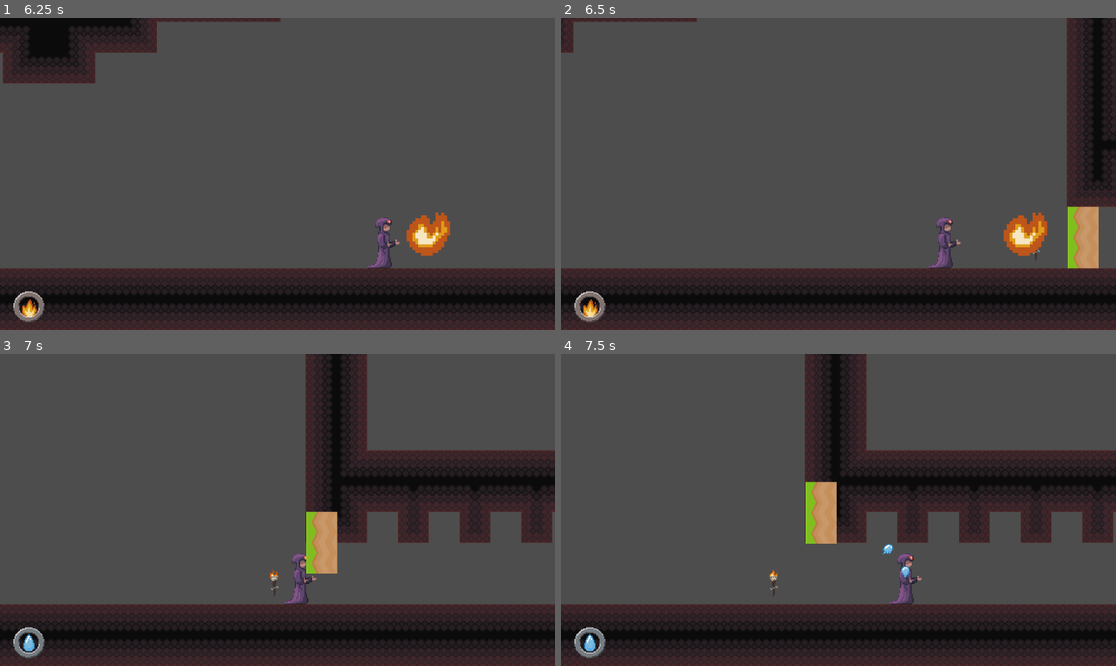
Above: before the commit, frames 1-4 (two rows, left to right).
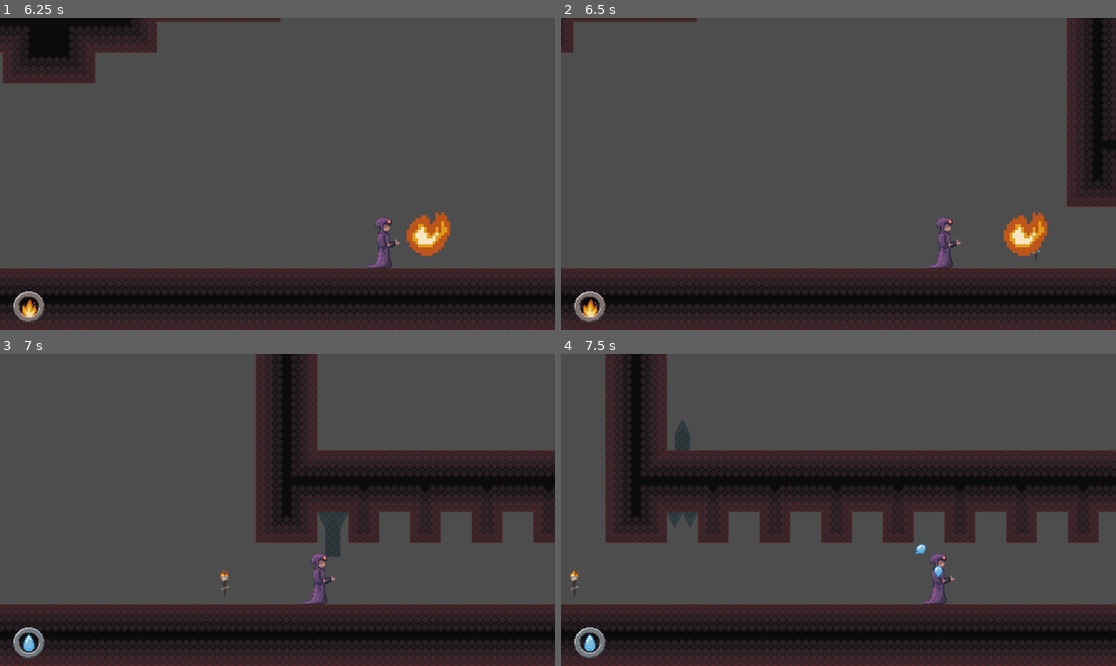
Above: after the commit, the same moments.

Repository: hanseei/superwizquest
Game: Godot game, scene res://Assets/Nodes/Scenes/TestStage.tscn
Same seed, same stepped clock (60 frames per second), same inputs: the game is played once before the commit and once after it.
Inputs:
- Up to frame 1 (6.25 s): hold Shift (shift) 0.53-1.28 s; hold D (move_right) 0.53-2.03 s; tap W (move_up) at 0.77, 1.52, 3.02, 3.77, 4.52, 6.02 s; tap Space (space) every 1.5 s from 1.35 to 5.85 s; hold Shift (shift) 2.03-2.78 s; hold A (move_left) 2.03-4.28 s; hold Shift (shift) 3.53-4.28 s; hold D (move_right) from 4.28 s (still down); hold Shift (shift) 5.03-5.78 s
- Up to frame 2 (6.5 s): keep holding D (move_right)
- Up to frame 3 (7 s): keep holding D (move_right); hold Shift (shift) from 6.53 s (still down); tap W (move_up) at 6.77 s
- Up to frame 4 (7.5 s): keep holding D (move_right); release Shift (shift) at 7.28 s; tap Space (space) at 7.35 s

Frame 1 is identical in both runs. In frame 2, 1.1% of the frame differs, in the area x 91-97%, y 60-81%; in frame 3, 14%; in frame 4, 22%, in the area x 0-100%, y 0-100%.

Commit message:
Added new door tiles, updated collision for slopes

Diff:
--- a/Assets/Nodes/Actors/Interactables/Scripts/door.gd
+++ b/Assets/Nodes/Actors/Interactables/Scripts/door.gd
@@ -1,12 +1,20 @@
 extends ObjectTrigger
 
-@export var targetPos: Vector2 = Vector2(0,-64)
+@export var wantedPos: Vector2
+var targetPos: Vector2
+
 var open: bool = false
 
 
 func _ready():
 	super._ready()
-	$Path2D.get_curve().set_point_position(1,targetPos)
+	targetPos = Vector2(0,96)
+	if (wantedPos):
+		$Path2D.get_curve().set_point_position(1,wantedPos)
+		print("AAAH")
+	else:
+		print("Oh")
+		$Path2D.get_curve().set_point_position(1,targetPos)
 	triggered.connect(_opens)
 	detriggered.connect(_closes)
 
--- a/Assets/Nodes/Actors/Interactables/door.tscn
+++ b/Assets/Nodes/Actors/Interactables/door.tscn
@@ -1,16 +1,14 @@
-[gd_scene load_steps=5 format=3 uid="uid://b22d3disdyijl"]
+[gd_scene load_steps=4 format=3 uid="uid://b22d3disdyijl"]
 
 [ext_resource type="Script" uid="uid://dvjosyk5as1l6" path="res://Assets/Nodes/Actors/Interactables/Scripts/door.gd" id="1_hm3cw"]
-[ext_resource type="Texture2D" uid="uid://dvf3leyf8ljbh" path="res://Assets/Images/Tilesets/grassMid.png" id="2_wb4qn"]
+[ext_resource type="TileSet" uid="uid://cewfjc1r88tdv" path="res://Assets/TilesetResources/door.tres" id="3_06wa3"]
 
 [sub_resource type="Curve2D" id="Curve2D_06wa3"]
+resource_local_to_scene = true
 _data = {
-"points": PackedVector2Array(0, 0, 0, 0, 0, 0, 0, 0, 0, 0, 0, -64)
+"points": PackedVector2Array(0, 0, 0, 0, 0, 0, 0, 0, 0, 0, 0, 0)
 }
 point_count = 2
-
-[sub_resource type="RectangleShape2D" id="RectangleShape2D_b60xa"]
-size = Vector2(64, 128)
 
 [node name="Door" type="Area2D"]
 collision_layer = 0
@@ -25,22 +23,15 @@
 cubic_interp = false
 loop = false
 
-[node name="RigidBody2D" type="RigidBody2D" parent="Path2D/PathFollow2D"]
+[node name="DoorTile" type="TileMapLayer" parent="Path2D/PathFollow2D"]
+z_index = -1
 texture_filter = 1
-collision_layer = 16
-collision_mask = 0
-lock_rotation = true
-freeze = true
+position = Vector2(0, 64)
+tile_map_data = PackedByteArray(0, 0, 0, 0, 255, 255, 0, 0, 2, 0, 2, 0, 0, 0, 0, 0, 254, 255, 0, 0, 2, 0, 1, 0, 0, 0, 0, 0, 0, 0, 0, 0, 2, 0, 2, 0, 0, 0)
+tile_set = ExtResource("3_06wa3")
 
-[node name="CollisionShape2D" type="CollisionShape2D" parent="Path2D/PathFollow2D/RigidBody2D"]
+[node name="DoorwayTile" type="TileMapLayer" parent="."]
 texture_filter = 1
-position = Vector2(16, -32)
-scale = Vector2(0.5, 0.5)
-shape = SubResource("RectangleShape2D_b60xa")
-
-[node name="GrassMid" type="Sprite2D" parent="Path2D/PathFollow2D"]
-texture_filter = 1
-position = Vector2(16, -32)
-rotation = -1.5708
-scale = Vector2(0.914, 0.457)
-texture = ExtResource("2_wb4qn")
+position = Vector2(0, 64)
+tile_map_data = PackedByteArray(0, 0, 0, 0, 254, 255, 0, 0, 2, 0, 0, 0, 0, 0)
+tile_set = ExtResource("3_06wa3")
--- a/Assets/Nodes/Scenes/TestStage.tscn
+++ b/Assets/Nodes/Scenes/TestStage.tscn
@@ -73,6 +73,7 @@
 6:0/0/physics_layer_0/polygon_0/points = PackedVector2Array(-16, -16, 16, -16, 16, 16, -16, 16)
 6:0/0/terrains_peering_bit/bottom_side = 0
 7:0/0 = 0
+7:0/0/physics_layer_0/polygon_0/points = PackedVector2Array(16, 16, -16, 16, -16, 0, 16, 0)
 8:0/0 = 0
 9:0/0 = 0
 10:0/0 = 0
@@ -142,6 +143,7 @@
 6:1/0/terrains_peering_bit/bottom_side = 0
 6:1/0/terrains_peering_bit/top_side = 0
 7:1/0 = 0
+7:1/0/physics_layer_0/polygon_0/points = PackedVector2Array(16, 16, -16, 16, -16, 0, 0, -8, 16, 0)
 8:1/0 = 0
 9:1/0 = 0
 10:1/0 = 0
@@ -194,6 +196,7 @@
 6:2/0/physics_layer_0/polygon_0/points = PackedVector2Array(-16, -16, 16, -16, 16, 16, -16, 16)
 6:2/0/terrains_peering_bit/top_side = 0
 7:2/0 = 0
+7:2/0/physics_layer_0/polygon_0/points = PackedVector2Array(16, 0, -16, 0, -16, -16, 16, -16)
 8:2/0 = 0
 9:2/0 = 0
 10:2/0 = 0
@@ -202,9 +205,13 @@
 13:2/0 = 0
 14:2/0 = 0
 0:3/0 = 0
+0:3/0/physics_layer_0/polygon_0/points = PackedVector2Array(16, 0, -16, 0, -16, -16, 16, -16)
 1:3/0 = 0
+1:3/0/physics_layer_0/polygon_0/points = PackedVector2Array(16, 0, -16, 0, -16, -16, 16, -16)
 2:3/0 = 0
+2:3/0/physics_layer_0/polygon_0/points = PackedVector2Array(16, 0, -16, 0, -16, -16, 16, -16)
 3:3/0 = 0
+3:3/0/physics_layer_0/polygon_0/points = PackedVector2Array(16, 0, -16, 0, -16, -16, 16, -16)
 4:3/0 = 0
 4:3/0/terrain_set = 0
 4:3/0/terrain = 0
@@ -253,15 +260,21 @@
 13:3/0 = 0
 14:3/0 = 0
 0:4/0 = 0
-0:4/0/physics_layer_0/polygon_0/points = PackedVector2Array(19.5856, -18.0434, 16, -16, 16, 16, -16, 16)
-0:4/0/physics_layer_0/polygon_1/points = PackedVector2Array(-0.154221, -1.07952, 16, -16, -16, 16, 18.6603, 14.9591)
+0:4/0/physics_layer_0/polygon_0/points = PackedVector2Array(16, -16, 16, -16, 16, 16, -16, 16)
 1:4/0 = 0
+1:4/0/physics_layer_0/polygon_0/points = PackedVector2Array(-16, -16, -16, -16, 16, 16, -16, 16)
 2:4/0 = 0
+2:4/0/physics_layer_0/polygon_0/points = PackedVector2Array(16, 0, 16, 16, -16, 16)
 3:4/0 = 0
+3:4/0/physics_layer_0/polygon_0/points = PackedVector2Array(16, -16, 16, 16, -16, 16, -16, 0)
 4:4/0 = 0
+4:4/0/physics_layer_0/polygon_0/points = PackedVector2Array(16, 0, 16, 16, -16, 16, -16, -16)
 5:4/0 = 0
+5:4/0/physics_layer_0/polygon_0/points = PackedVector2Array(16, 16, -16, 16, -16, 0)
 6:4/0 = 0
+6:4/0/physics_layer_0/polygon_0/points = PackedVector2Array(8, -16, 8, 16, -8, 16, -8, -16)
 7:4/0 = 0
+7:4/0/physics_layer_0/polygon_0/points = PackedVector2Array(16, 16, -16, 16, -16, 0, 0, -16, 16, -16)
 8:4/0 = 0
 9:4/0 = 0
 10:4/0 = 0
@@ -282,7 +295,9 @@
 5:5/0 = 0
 5:5/0/physics_layer_0/polygon_0/points = PackedVector2Array(-16, -16, 16, -16, 16, 16, -16, 16)
 6:5/0 = 0
+6:5/0/physics_layer_0/polygon_0/points = PackedVector2Array(8, -16, 8, 16, -8, 16, -8, -16)
 7:5/0 = 0
+7:5/0/physics_layer_0/polygon_0/points = PackedVector2Array(16, 16, 0, 16, -16, 0, -16, -16, 16, -16)
 8:5/0 = 0
 9:5/0 = 0
 10:5/0 = 0
@@ -303,7 +318,9 @@
 5:6/0 = 0
 5:6/0/physics_layer_0/polygon_0/points = PackedVector2Array(-16, -16, 16, -16, 16, 16, -16, 16)
 6:6/0 = 0
+6:6/0/physics_layer_0/polygon_0/points = PackedVector2Array(8, -16, 8, 16, -8, 16, -8, -16)
 7:6/0 = 0
+7:6/0/physics_layer_0/polygon_0/points = PackedVector2Array(16, 16, -16, 16, -16, -16, 0, -16, 16, 0)
 8:6/0 = 0
 9:6/0 = 0
 10:6/0 = 0
@@ -312,13 +329,21 @@
 13:6/0 = 0
 14:6/0 = 0
 0:7/0 = 0
+0:7/0/physics_layer_0/polygon_0/points = PackedVector2Array(16, -16, 16, 16, -16, -16)
 1:7/0 = 0
+1:7/0/physics_layer_0/polygon_0/points = PackedVector2Array(16, -16, -16, 16, -16, -16)
 2:7/0 = 0
+2:7/0/physics_layer_0/polygon_0/points = PackedVector2Array(16, -16, 16, 0, -16, -16)
 3:7/0 = 0
+3:7/0/physics_layer_0/polygon_0/points = PackedVector2Array(16, -16, 16, 16, -16, 0, -16, -16)
 4:7/0 = 0
+4:7/0/physics_layer_0/polygon_0/points = PackedVector2Array(16, -16, 16, 0, -16, 16, -16, -16)
 5:7/0 = 0
+5:7/0/physics_layer_0/polygon_0/points = PackedVector2Array(16, -16, -16, 0, -16, -16)
 6:7/0 = 0
+6:7/0/physics_layer_0/polygon_0/points = PackedVector2Array(8, -16, 8, 16, -8, 16, -8, -16)
 7:7/0 = 0
+7:7/0/physics_layer_0/polygon_0/points = PackedVector2Array(16, 0, 0, 16, -16, 16, -16, -16, 16, -16)
 8:7/0 = 0
 9:7/0 = 0
 10:7/0 = 0
@@ -340,6 +365,13 @@
 [sub_resource type="RectangleShape2D" id="RectangleShape2D_vwov1"]
 size = Vector2(7717, 43)
 
+[sub_resource type="Curve2D" id="Curve2D_quyxq"]
+resource_local_to_scene = true
+_data = {
+"points": PackedVector2Array(0, 0, 0, 0, 0, 0, 0, 0, 0, 0, 0, 0)
+}
+point_count = 2
+
 [node name="TestStage" type="Node2D"]
 
 [node name="TileMapLayer" type="TileMapLayer" parent="."]
@@ -396,15 +428,25 @@
 pathNodes = Array[Vector2]([Vector2(0, 0), Vector2(-96, 0), Vector2(-96, 128), Vector2(0, 128), Vector2(0, 0)])
 
 [node name="Door" parent="." node_paths=PackedStringArray("triggerObjectArray") instance=ExtResource("8_hgiis")]
-position = Vector2(1729, 625)
+position = Vector2(1792, 528)
+wantedPos = Vector2(0, -96)
 triggerObjectArray = [NodePath("../torch1")]
 
 [node name="Door2" parent="." node_paths=PackedStringArray("triggerObjectArray") instance=ExtResource("8_hgiis")]
-position = Vector2(2370, 624)
+position = Vector2(2432, 528)
 triggerObjectArray = [NodePath("../Bucket")]
 
+[node name="Path2D" parent="Door2" index="0"]
+curve = SubResource("Curve2D_quyxq")
+
+[node name="DoorTile" parent="Door2/Path2D/PathFollow2D" index="0"]
+tile_map_data = PackedByteArray("AAD+////AAAAAAMAAAD/////AAACAAMAAAD//wAAAAACAAQAAAD+/wAAAAAAAAQAAAA=")
+
+[node name="DoorwayTile" parent="Door2" index="1"]
+visible = false
+
 [node name="Door3" parent="." node_paths=PackedStringArray("triggerObjectArray") instance=ExtResource("8_hgiis")]
-position = Vector2(3584, 624)
+position = Vector2(3552, 528)
 triggerObjectArray = [NodePath("../Stone bucket")]
 
 [node name="Stone bucket" parent="." instance=ExtResource("10_qe2em")]
@@ -427,3 +469,4 @@
 [connection signal="body_entered" from="Killzone" to="Killzone" method="_on_body_entered"]
 
 [editable path="Player"]
+[editable path="Door2"]
--- /dev/null
+++ b/Assets/TilesetResources/door.tres
@@ -0,0 +1,61 @@
+[gd_resource type="TileSet" load_steps=3 format=3 uid="uid://cewfjc1r88tdv"]
+
+[ext_resource type="Texture2D" uid="uid://c4n87llqk58lw" path="res://Assets/Images/Tilesets/doorTileset.png" id="1_wnlqt"]
+
+[sub_resource type="TileSetAtlasSource" id="TileSetAtlasSource_b60xa"]
+texture = ExtResource("1_wnlqt")
+texture_region_size = Vector2i(32, 32)
+0:0/0 = 0
+0:0/0/physics_layer_0/polygon_0/points = PackedVector2Array(-16, -16, 16, -16, 16, 16, -16, 16)
+0:1/0 = 0
+0:1/0/physics_layer_0/polygon_0/points = PackedVector2Array(-16, -16, 16, -16, 16, 16, -16, 16)
+0:2/0 = 0
+0:2/0/physics_layer_0/polygon_0/points = PackedVector2Array(-16, -16, 16, -16, 16, 16, -16, 16)
+1:0/0 = 0
+1:0/0/physics_layer_0/polygon_0/points = PackedVector2Array(-16, -16, 16, -16, 16, 16, -16, 16)
+2:0/0 = 0
+2:0/0/physics_layer_0/polygon_0/points = PackedVector2Array(-16, -16, 16, -16, 8, 0, 0, -16, -8, 0)
+2:1/0 = 0
+2:1/0/physics_layer_0/polygon_0/points = PackedVector2Array(-8, 16, 8, 16, 8, 16, 8, 0, 0, -16, -8, 0)
+2:2/0 = 0
+2:2/0/physics_layer_0/polygon_0/points = PackedVector2Array(-8, 16, 8, 16, 8, 16, 8, -16, 0, -16, -8, -16)
+3:0/0 = 0
+3:0/0/physics_layer_0/polygon_0/points = PackedVector2Array(-16, -16, 16, -16, 16, 16, -16, 16)
+4:0/0 = 0
+4:0/0/physics_layer_0/polygon_0/points = PackedVector2Array(-16, -16, 16, -16, 16, 16, -16, 16)
+4:2/0 = 0
+4:2/0/physics_layer_0/polygon_0/points = PackedVector2Array(-16, 16, 16, 16, 16, -16, -16, 0)
+4:1/0 = 0
+4:1/0/physics_layer_0/polygon_0/points = PackedVector2Array(-16, -16, 16, -16, -16, 0)
+3:1/0 = 0
+3:1/0/physics_layer_0/polygon_0/points = PackedVector2Array(-16, -16, 16, -16, 16, 0, -16, 16)
+3:2/0 = 0
+3:2/0/physics_layer_0/polygon_0/points = PackedVector2Array(-16, 16, 16, 16, 16, 0)
+3:3/0 = 0
+3:3/0/physics_layer_0/polygon_0/points = PackedVector2Array(-16, -16, 16, -16, 16, 16, -16, 16)
+4:3/0 = 0
+4:3/0/physics_layer_0/polygon_0/points = PackedVector2Array(-16, -16, 16, -16, 16, 16, -16, 16)
+2:3/0 = 0
+2:3/0/physics_layer_0/polygon_0/points = PackedVector2Array(-16, -16, 16, -16, 16, 16, -16, 16)
+1:3/0 = 0
+1:3/0/physics_layer_0/polygon_0/points = PackedVector2Array(-16, -16, 16, -16, 16, 16, -16, 16)
+0:3/0 = 0
+0:3/0/physics_layer_0/polygon_0/points = PackedVector2Array(-16, -16, 16, -16, 16, 16, -16, 16)
+0:4/0 = 0
+0:4/0/physics_layer_0/polygon_0/points = PackedVector2Array(-16, -16, 16, -16, 16, 16, -16, 16)
+1:4/0 = 0
+1:4/0/physics_layer_0/polygon_0/points = PackedVector2Array(-16, -16, 16, -16, 16, 16, -16, 16)
+1:5/0 = 0
+1:5/0/physics_layer_0/polygon_0/points = PackedVector2Array(-16, -16, 16, -16, 16, 16, -16, 16)
+2:5/0 = 0
+2:5/0/physics_layer_0/polygon_0/points = PackedVector2Array(-16, -16, 16, -16, 16, 16, -16, 16)
+2:4/0 = 0
+2:4/0/physics_layer_0/polygon_0/points = PackedVector2Array(-16, -16, 16, -16, 16, 16, -16, 16)
+0:5/0 = 0
+0:5/0/physics_layer_0/polygon_0/points = PackedVector2Array(-16, -16, 16, -16, 16, 16, -16, 16)
+
+[resource]
+tile_size = Vector2i(32, 32)
+physics_layer_0/collision_layer = 16
+physics_layer_0/collision_mask = 6
+sources/0 = SubResource("TileSetAtlasSource_b60xa")
Binary file added: Assets/Images/Tilesets/doorTile.png
Not shown, added: Assets/Images/Tilesets/doorTile.png.import
Binary file added: Assets/Images/Tilesets/doorTileset.png
Not shown, added: Assets/Images/Tilesets/doorTileset.png.import
Not shown: 1 places in Assets/Nodes/Scenes/TestStage.tscn that only renumber resources
